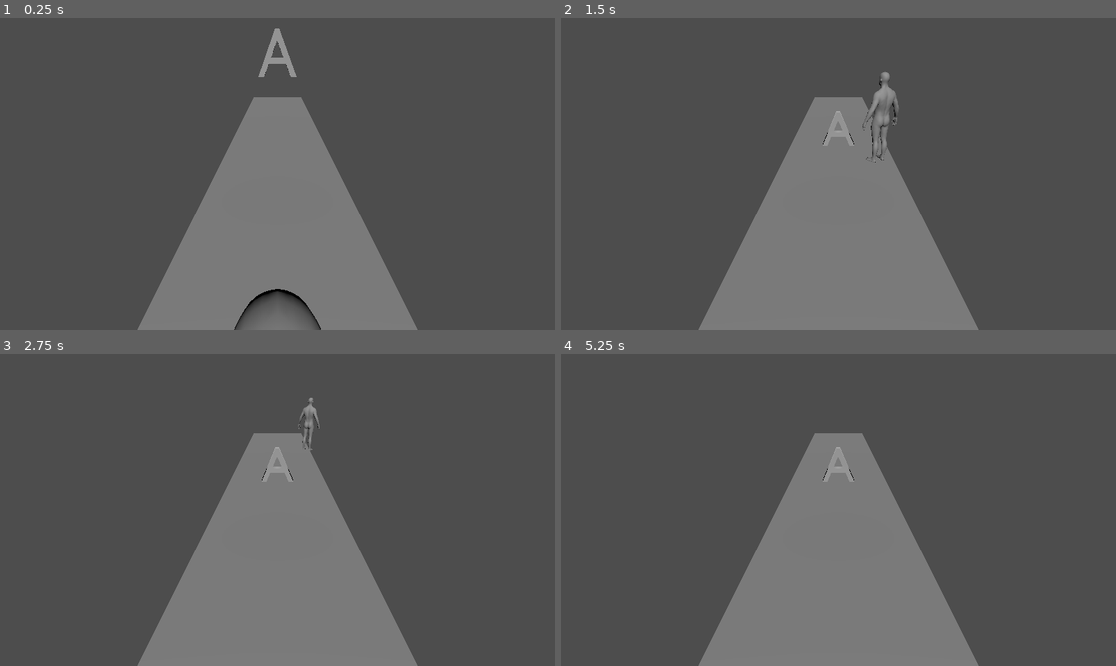
Above: before the commit, frames 1-4 (two rows, left to right).
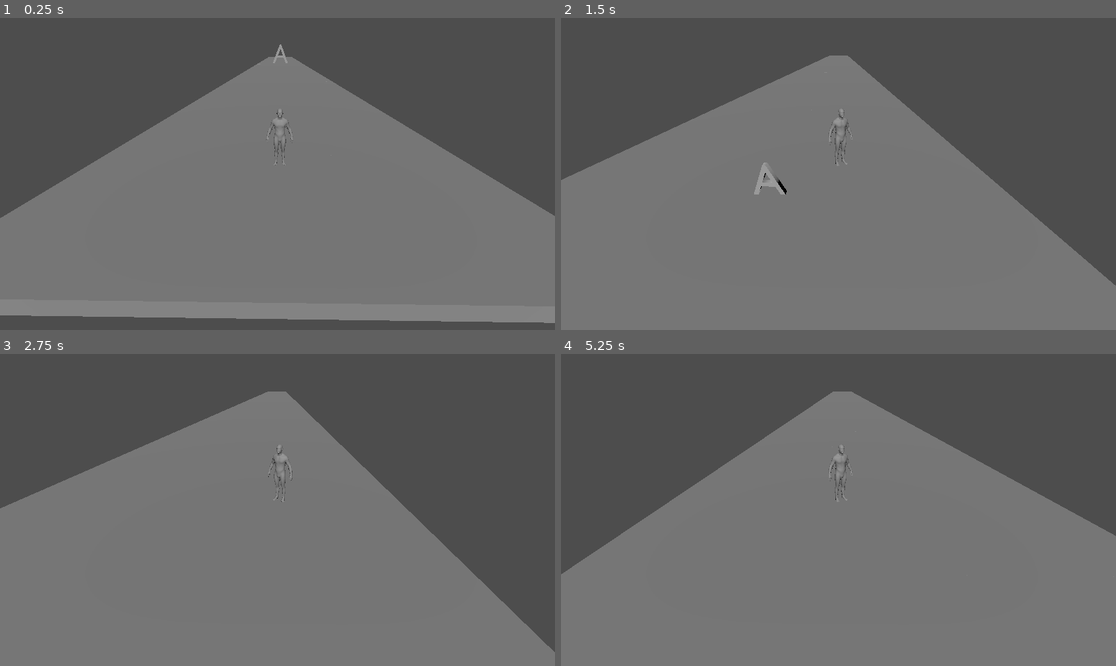
Above: after the commit, the same moments.

Repository: Togira123/Escape-the-Server
Game: Godot game, scene res://main.tscn
The game is run twice, just before and just after one commit, with the same random seed, the same clock (stepped at 60 frames per second) and the same inputs.
Inputs:
- Up to frame 1 (0.25 s): no input
- Up to frame 2 (1.5 s): hold D (move_right) 0.53-1.28 s; tap Space (jump) at 0.77 s; hold A (move_left) from 1.28 s (still down)
- Up to frame 3 (2.75 s): tap Space (jump) at 1.52 s; release A (move_left) at 2.03 s; hold D (move_right) from 2.03 s (still down)
- Up to frame 4 (5.25 s): tap Space (jump) at 3.02, 3.77, 4.52 s; release D (move_right) at 3.53 s; hold A (move_left) from 3.53 s (still down)

The runs differ from the first frame. In frame 1, 42% of the frame differs, in the area x 0-100%, y 3-100%; in frame 2, 38%; in frame 3, 37%; in frame 4, 41%.

Commit message:
made ground generate automatically

Diff:
--- /dev/null
+++ b/ground.tscn
@@ -0,0 +1,17 @@
+[gd_scene load_steps=3 format=3 uid="uid://btp5j8qud4l7o"]
+
+[sub_resource type="BoxMesh" id="BoxMesh_cwxa6"]
+size = Vector3(50, 2, 20)
+
+[sub_resource type="BoxShape3D" id="BoxShape3D_ebwnx"]
+size = Vector3(50, 2, 20)
+
+[node name="Ground" type="Node3D"]
+
+[node name="StaticBody3D" type="StaticBody3D" parent="."]
+
+[node name="MeshInstance3D" type="MeshInstance3D" parent="StaticBody3D"]
+mesh = SubResource("BoxMesh_cwxa6")
+
+[node name="CollisionShape3D" type="CollisionShape3D" parent="StaticBody3D"]
+shape = SubResource("BoxShape3D_ebwnx")
--- /dev/null
+++ b/level.gd
@@ -0,0 +1,32 @@
+extends Node3D
+
+@export var modules: Array[PackedScene] = []
+var loaded_modules = []
+var amount = 10
+var rng = RandomNumberGenerator.new()
+const OFFSET: int = 20
+const LOADED_MODULES_SIZE = 32
+var module_count: int = 0
+
+# Called when the node enters the scene tree for the first time.
+func _ready():
+	loaded_modules.resize(LOADED_MODULES_SIZE)
+	for n in amount:
+		spawn_module(module_count * OFFSET)
+
+
+# Called every frame. 'delta' is the elapsed time since the previous frame.
+func _process(delta):
+	pass
+
+func spawn_module(n: int):
+	var instance = modules[0].instantiate()
+	instance.position.z = n
+	print("spawned at ", n)
+	var index = (n / OFFSET) % LOADED_MODULES_SIZE;
+	if loaded_modules[index]:
+		loaded_modules[index].queue_free()
+	loaded_modules[index] = instance
+	add_child(instance)
+	module_count += 1
+	print("size of loaded modules", loaded_modules.size())
--- a/main.tscn
+++ b/main.tscn
@@ -1,35 +1,26 @@
 [gd_scene load_steps=5 format=3 uid="uid://b7ts0yd67xbb4"]
 
+[ext_resource type="Script" path="res://level.gd" id="1_3nhe7"]
 [ext_resource type="PackedScene" uid="uid://cror3kqdb4d2r" path="res://A_reg.tscn" id="1_88jxs"]
+[ext_resource type="PackedScene" uid="uid://btp5j8qud4l7o" path="res://ground.tscn" id="1_ueqbu"]
 [ext_resource type="PackedScene" uid="uid://dctl13pmqv82u" path="res://player.tscn" id="2_n0dpm"]
-
-[sub_resource type="BoxMesh" id="BoxMesh_67cfx"]
-size = Vector3(10, 2, 50)
-
-[sub_resource type="BoxShape3D" id="BoxShape3D_wudb2"]
-size = Vector3(10, 2, 50)
 
 [node name="Main" type="Node"]
 
-[node name="Ground" type="StaticBody3D" parent="."]
-transform = Transform3D(1, 0, 0, 0, 1, 0, 0, 0, 1, 2.08165e-12, -1, 2.08165e-12)
-
-[node name="MeshInstance3D" type="MeshInstance3D" parent="Ground"]
-mesh = SubResource("BoxMesh_67cfx")
-
-[node name="CollisionShape3D" type="CollisionShape3D" parent="Ground"]
-shape = SubResource("BoxShape3D_wudb2")
-
-[node name="Camera3D" type="Camera3D" parent="."]
-transform = Transform3D(1, 0, 0, 0, 0.853969, 0.520324, 0, -0.520324, 0.853969, 0, 8.51325, 20.149)
+[node name="Level" type="Node3D" parent="."]
+transform = Transform3D(1, 0, 0, 0, 1, -1.18347e-08, 0, -7.07807e-10, 1, 0, 9.53674e-07, 1.90735e-06)
+script = ExtResource("1_3nhe7")
+modules = Array[PackedScene]([ExtResource("1_ueqbu")])
 
 [node name="A_reg" parent="." instance=ExtResource("1_88jxs")]
-transform = Transform3D(1, 0, -1.5246e-23, -1.5246e-23, -4.37114e-08, -1, 0, 1, -4.37114e-08, 2.08165e-12, 9.77235, 2.08165e-12)
+transform = Transform3D(1, 0, -1.5246e-23, -1.5246e-23, -4.37114e-08, -1, 0, 1, -4.37114e-08, 2.08165e-12, 14.6617, 35.0581)
 fall = true
 GRAVITY = 1
 
 [node name="DirectionalLight3D" type="DirectionalLight3D" parent="."]
-transform = Transform3D(1, 0, 0, 0, 0.738585, 0.674161, 0, -0.674161, 0.738585, 0, 9.26235, 5.96843)
+transform = Transform3D(1, 0, 0, 0, -0.78313, 0.621859, 0, -0.621859, -0.78313, 0, 27.8078, 11.246)
 
 [node name="Player" parent="." instance=ExtResource("2_n0dpm")]
-transform = Transform3D(-0.1, 0, 6.97692e-06, 0, 0.1, 0, -6.97692e-06, 0, -0.1, 0, 0, 23.2315)
+
+[node name="Camera3D" type="Camera3D" parent="Player"]
+transform = Transform3D(-9.99928, 0.0624785, -0.102541, -6.81637e-17, 8.53969, 5.20324, 0.120076, 5.20287, -8.53907, 7.5805e-14, 128.949, -238.437)
--- a/player.gd
+++ b/player.gd
@@ -1,21 +1,23 @@
 extends CharacterBody3D
 
-@export var speed = 14
+@export var speed = 30
 
 @export var fall_acceleration = 75
 
 @export var jump_impulse = 20
 
+@onready var level = $"../Level"
+
 var target_velocity = Vector3.ZERO
 
 func _physics_process(delta):
 	var direction = Vector3.ZERO
-	direction.z -= 1
+	direction.z += 1
 	# Get inputs
 	if Input.is_action_pressed("move_right"):
+		direction.x -= 0.5
+	if Input.is_action_pressed("move_left"):
 		direction.x += 0.5
-	if Input.is_action_pressed("move_left"):
-		direction.x -= 0.5
 
 	# Make sure vector has length 1
 	if direction != Vector3.ZERO:
@@ -37,4 +39,8 @@
 	if is_on_floor() and Input.is_action_just_pressed("jump"):
 		target_velocity.y = jump_impulse
 
+	# make sure to spawn in new ground
+	if position.z > (level.module_count - level.LOADED_MODULES_SIZE + 2) * level.OFFSET:
+		level.spawn_module(level.module_count * level.OFFSET)
+
 	move_and_slide()
--- a/player.tscn
+++ b/player.tscn
@@ -8,7 +8,7 @@
 height = 81.1099
 
 [node name="Player" type="CharacterBody3D"]
-transform = Transform3D(0.1, 0, 0, 0, 0.1, 0, 0, 0, 0.1, 0, 0, 0)
+transform = Transform3D(0.1, -3.48787e-17, 3.48787e-17, 3.48787e-17, 0.1, -3.48787e-17, -3.48787e-17, 3.48787e-17, 0.1, 0, 0, 0)
 script = ExtResource("1_i4csm")
 
 [node name="CollisionShape3D" type="CollisionShape3D" parent="."]
@@ -16,7 +16,7 @@
 shape = SubResource("CapsuleShape3D_s8mlq")
 
 [node name="Pivot" type="Node3D" parent="."]
-transform = Transform3D(1, 0, 0, 0, 1, 0, 0, 0, 1, 2.08165e-12, 2.08165e-12, 2.08165e-12)
+transform = Transform3D(1, -3.48787e-16, 3.48787e-16, 3.48787e-16, 1, -3.48787e-16, -3.48787e-16, 3.48787e-16, 1, 2.08165e-12, 2.08165e-12, 2.08165e-12)
 
 [node name="RealisticWhiteMaleLowPoly" type="MeshInstance3D" parent="Pivot"]
 mesh = ExtResource("1_q61nx")
